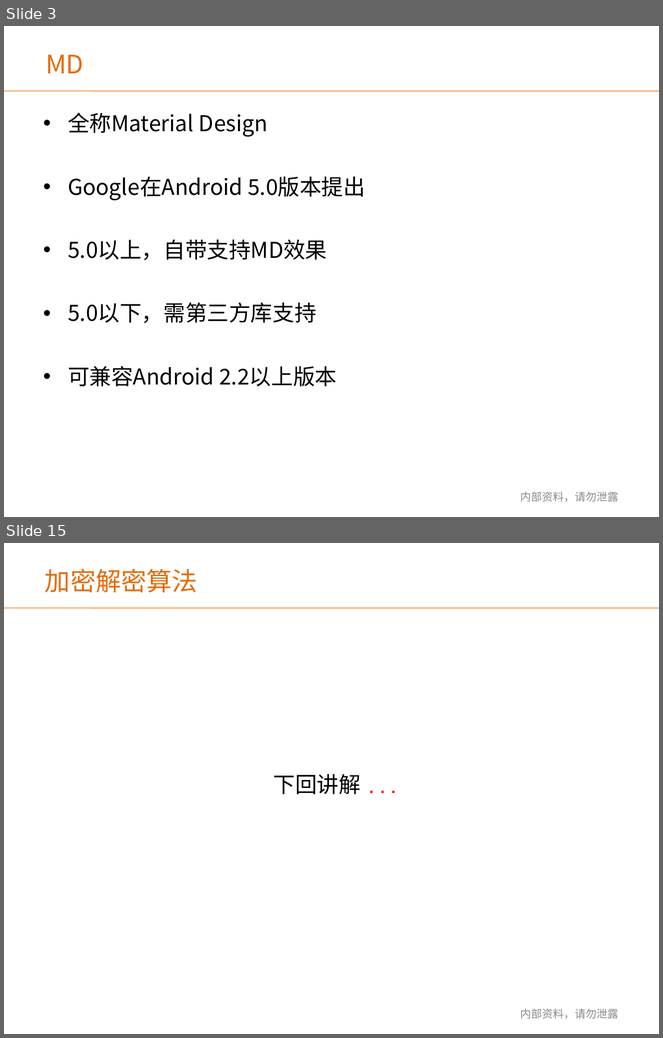
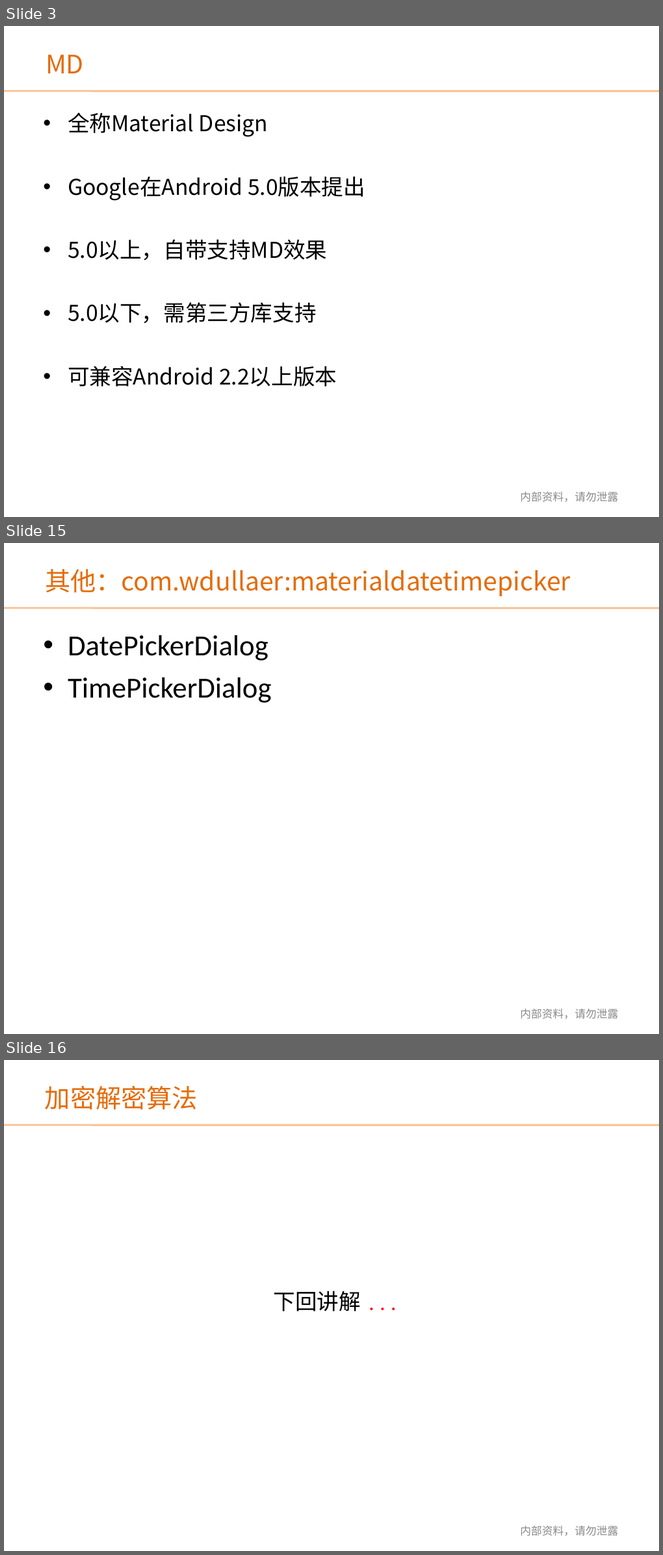
Before and after one commit to renbeyond/shareDemos, a slide deck: Android知识分享交流11_MD初涉_Bauer_3:10/Android知识分享交流_MD初涉_Bauer.ppt. Shown one above the other, each under a label of ours: slides 3 and 15 before the commit, slides 3, 15 and 16 after it; the slides between them are not shown. The pictures are 663x1038 and 663x1555 pixels, drawn with LibreOffice and Linux fonts; fonts in the diff are those of the drawing; background and template pictures are left out. Boxes give left, top, right and bottom in pixels: in the first picture for what was removed or moved away, otherwise in the second. Text is boxed around its words. In the diff, an @@ line names an element or a change of style, - is before the commit and + after.

```diff
--- a/Android知识分享交流11_MD初涉_Bauer_3:10/Android知识分享交流_MD初涉_Bauer.ppt
+++ b/Android知识分享交流11_MD初涉_Bauer_3:10/Android知识分享交流_MD初涉_Bauer.ppt
@@ slide 15 added at box(4, 543, 659, 1034), background picture (left out); not listed: 1 template element that a slide beside it also shows @@
@@ text added at box(45, 569, 571, 596), 28 pt, text #E46C0A @@
+其他：com.wdullaer:materialdatetimepicker
@@ text added at box(68, 635, 271, 703), 32 pt, text #000000 @@
+• DatePickerDialog
+• TimePickerDialog
@@ text added at box(520, 1009, 618, 1019), 12 pt, text #898989 @@
+内部资料，请勿泄露
@@ what was slide 15 is now slide 16 @@
```
Also in this commit, not shown: 3 slides changed, 9 other slides added, 9 slides removed, 33 other files.
